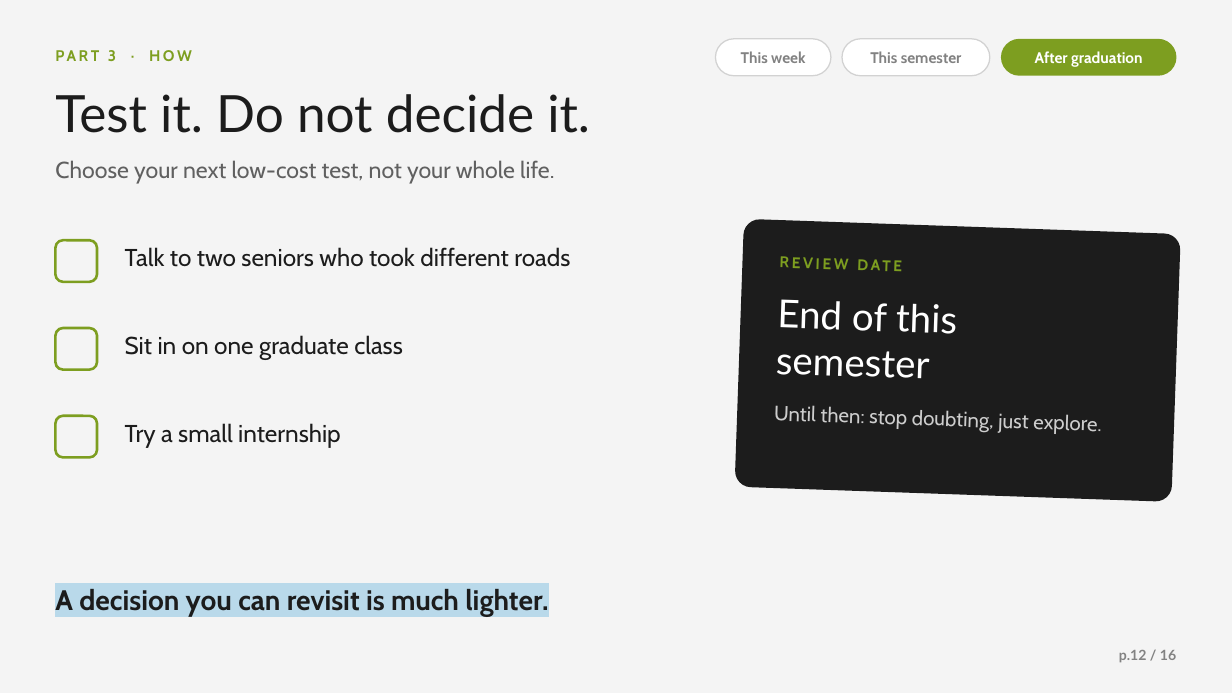
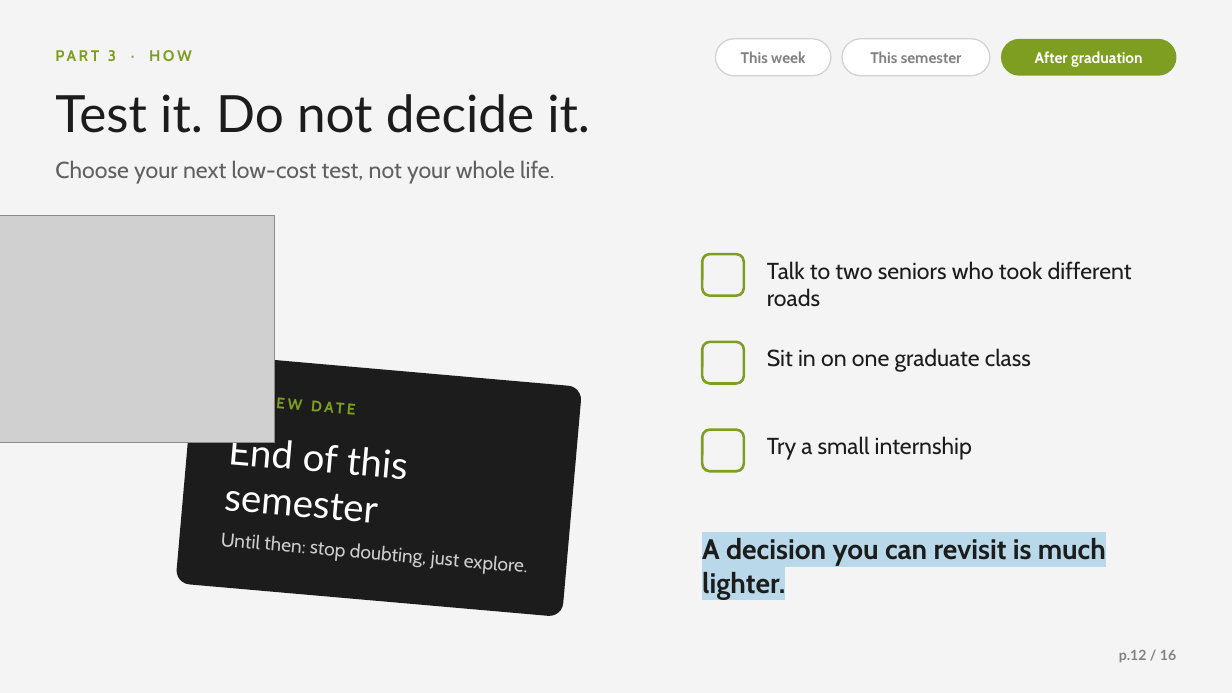
Before and after one commit to Kyson-CCHEN/English-presentation, a slide deck: slide 12 of Planning_Is_the_Pressure.pptx. Drawn at 1232x693 pixels with LibreOffice and Linux fonts; fonts in the diff are those of the drawing; grey boxes stand for pictures; background and template pictures are left out. Boxes give left, top, right and bottom in pixels: in the first picture for what was removed or moved away, otherwise in the second. Text is boxed around its words. In the diff, an @@ line names an element or a change of style, - is before the commit and + after.

```diff
--- a/Planning_Is_the_Pressure.pptx
+++ b/Planning_Is_the_Pressure.pptx
@@ picture added at [0,215,275,443] @@
@@ text "Talk to two seniors who ...": place and size @@
-text "Talk to two seniors who ..." at [125,247,570,267]
+text "Talk to two seniors who ..." at [767,261,1132,307]
@@ rotation 2 to 5 degrees in 3 elements at [233,391,302,412], [224,431,407,523], [176,353,582,617] @@
@@ text "Sit in on one graduate ...": place and size @@
-text "Sit in on one graduate ..." at [125,335,403,360]
+text "Sit in on one graduate ..." at [767,348,1031,372]
@@ text "REVIEW DATE": place and size @@
-text "REVIEW DATE" at [779,252,1149,293]
+text "REVIEW DATE" at [233,391,302,412]
@@ text "End of this": place and size @@
-text "End of this" at [776,299,957,379]
+text "End of this" at [224,431,407,523]
@@ 3 rounded rectangles: place and size @@
-3 rounded rectangles at [55,240,97,457]
+3 rounded rectangles at [702,254,744,471]
@@ size 19 to 18 pt in 3 elements at [767,261,1132,307], [767,348,1031,372], [767,436,972,460] @@
@@ text "Try a small internship": place and size @@
-text "Try a small internship" at [125,423,341,448]
+text "Try a small internship" at [767,436,972,460]
@@ text "Until then: stop doubting, just ...": place and size @@
-text "Until then: stop doubting, just ..." at [774,405,1101,434]
+text "Until then: stop doubting, just ..." at [220,533,459,569]
@@ text "Until then: stop doubting, just ..." at [220,533,459,569]: size 16 to 15 pt; rotation 2 to 5 degrees @@
@@ text "A decision you can revisit ..." rewrapped from [55,589,548,616] to [702,538,1106,599] @@
```
Also in this commit, not shown: 9 other slides changed.
